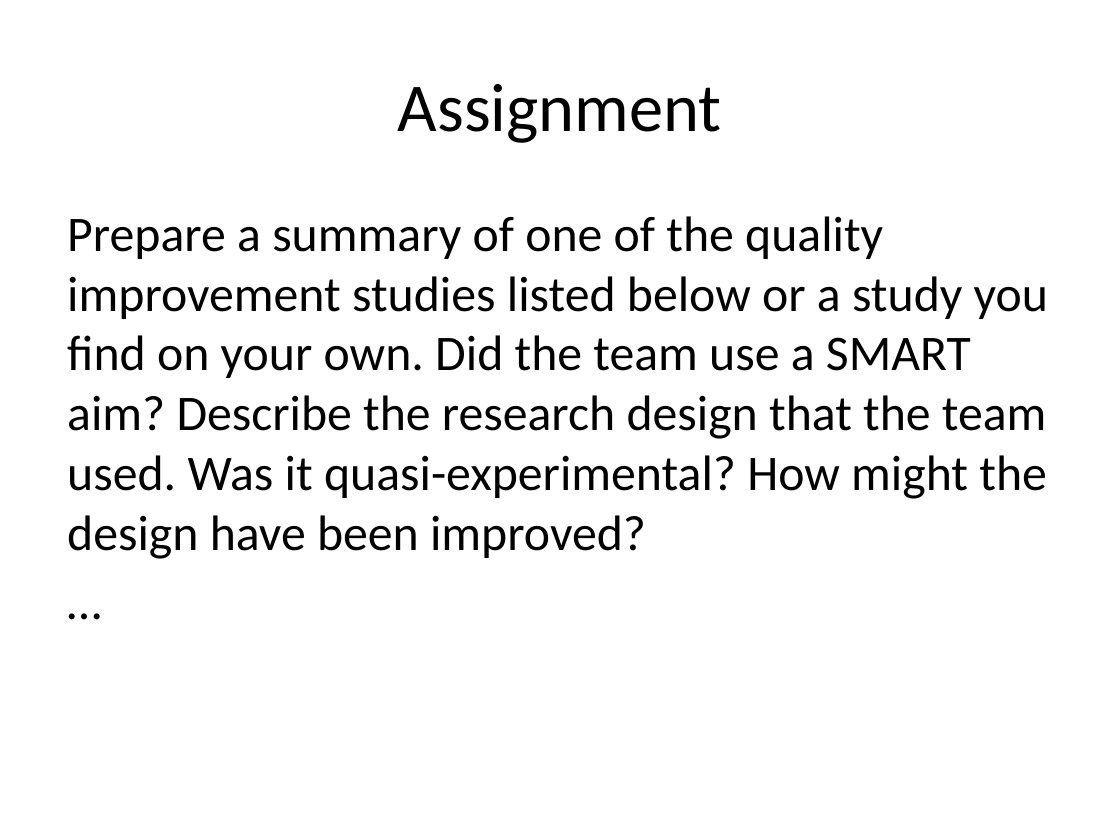
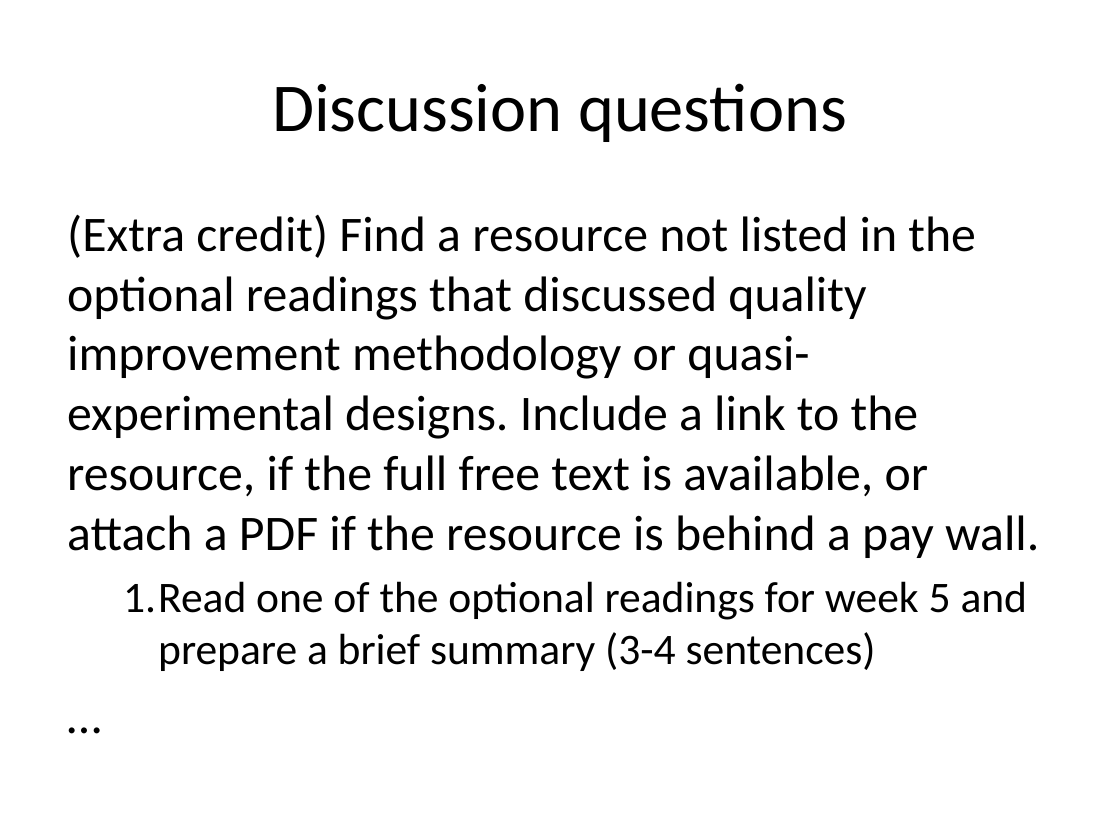
Before and after one commit to classes-medb/5510, a slide deck: slide 36 of src/video-05-quasi-experiments.pptx (slide 31 before the commit). Drawn at 1120x840 pixels with LibreOffice and Linux fonts; fonts in the diff are those of the drawing. Boxes give left, top, right and bottom in pixels: in the first picture for what was removed or moved away, otherwise in the second. Text is boxed around its words. In the diff, an @@ line names an element or a change of style, - is before the commit and + after.

```diff
--- a/src/video-05-quasi-experiments.pptx
+++ b/src/video-05-quasi-experiments.pptx
@@ title at (272, 83, 847, 142): text changed @@
-Assignment
+Discussion questions
@@ text at (67, 215, 1039, 671): text changed @@
-Prepare a summary of one of the quality improvement studies listed below or a study you find on your own. Did the team use a SMART aim? Describe the research design that the team used. Was it quasi-experimental? How might the design have been improved?
+(Extra credit) Find a resource not listed in the optional readings that discussed quality improvement methodology or quasi-experimental designs. Include a link to the resource, if the full free text is available, or attach a PDF if the resource is behind a pay wall.
+  1. Read one of the optional readings for week 5 and prepare a brief summary (3-4 sentences)
```
Also in this commit, not shown: 4 other slides changed, 7 slides added, 4 slides removed, 6 other files.
